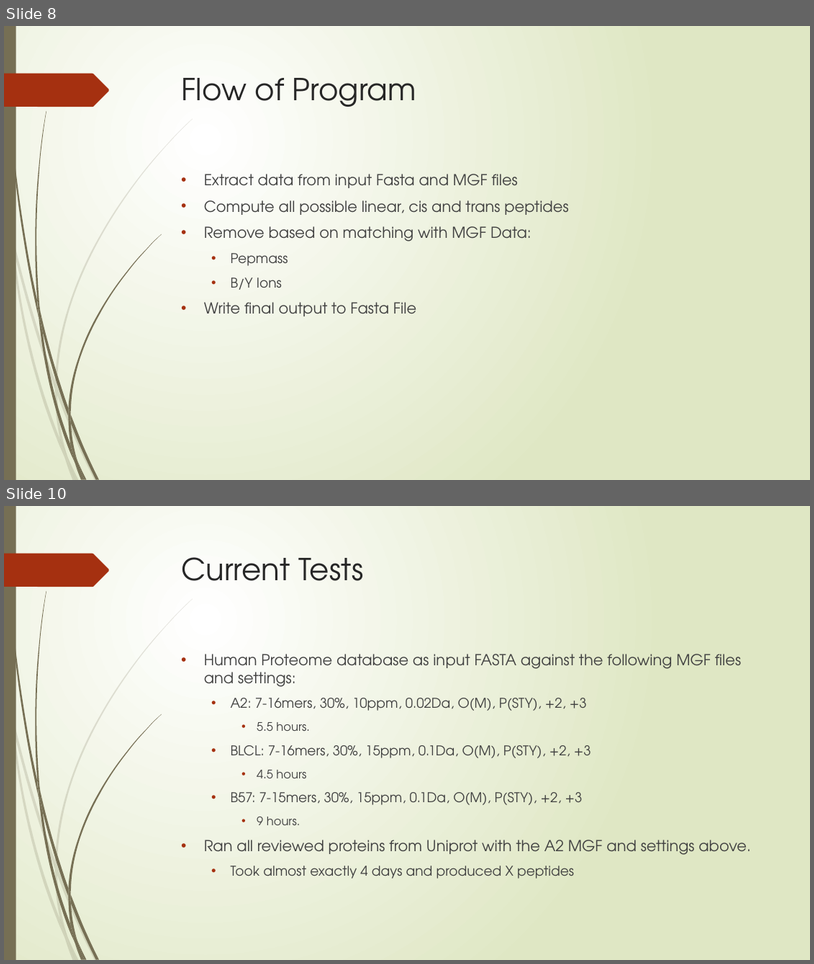
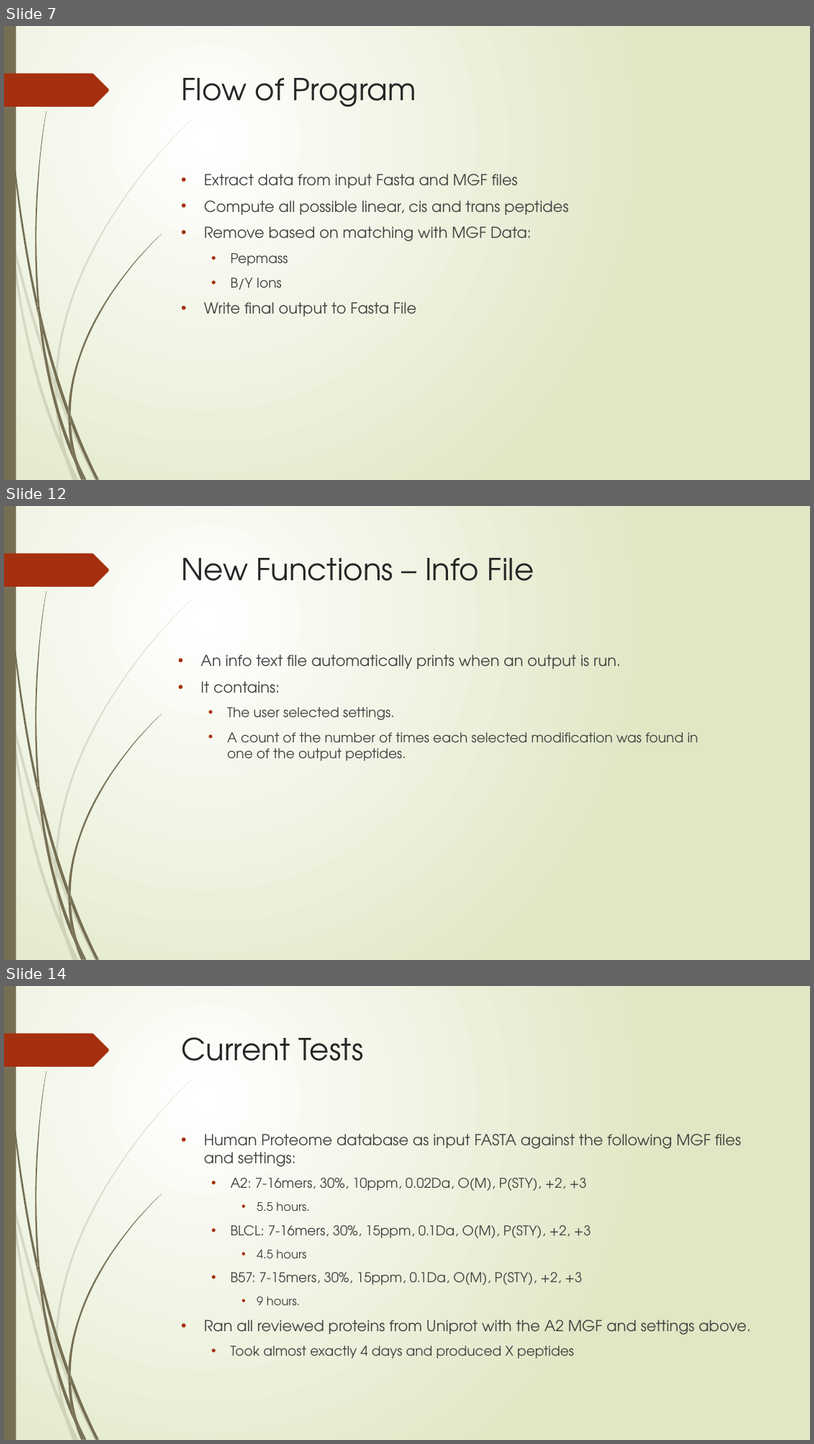
Before and after one commit to nhcha6/MersProject, a slide deck: SecondLabPresentation.pptx. Shown one above the other, each under a label of ours: slides 8 and 10 before the commit, slides 7, 12 and 14 after it; the slides between them are not shown. The pictures are 814x964 and 814x1444 pixels, drawn with LibreOffice and Linux fonts; fonts in the diff are those of the drawing. Boxes give left, top, right and bottom in pixels: in the first picture for what was removed or moved away, otherwise in the second. Text is boxed around its words. In the diff, an @@ line names an element or a change of style, - is before the commit and + after.

```diff
--- a/SecondLabPresentation.pptx
+++ b/SecondLabPresentation.pptx
@@ slide 12 added at <box>4,506,810,960</box>, background gradient #FFFFFF to #DFE8C4; not listed: 24 template elements that a slide beside it also shows @@
@@ title added at <box>182,558,534,581</box>, 36 pt, text #262626 @@
+New Functions – Info File
@@ text added at <box>201,654,699,761</box>, 16 pt, text #404040 @@
+• An info text file automatically prints when an output is run.
+• It contains:
+  • The user selected settings.
+  • A count of the number of times each selected modification was found in one of the output peptides.
@@ what was slide 8 is now slide 7 @@
@@ what was slide 10 is now slide 14 @@
```
Also in this commit, not shown: 5 slides changed, 9 other slides added, 1 slide removed.
